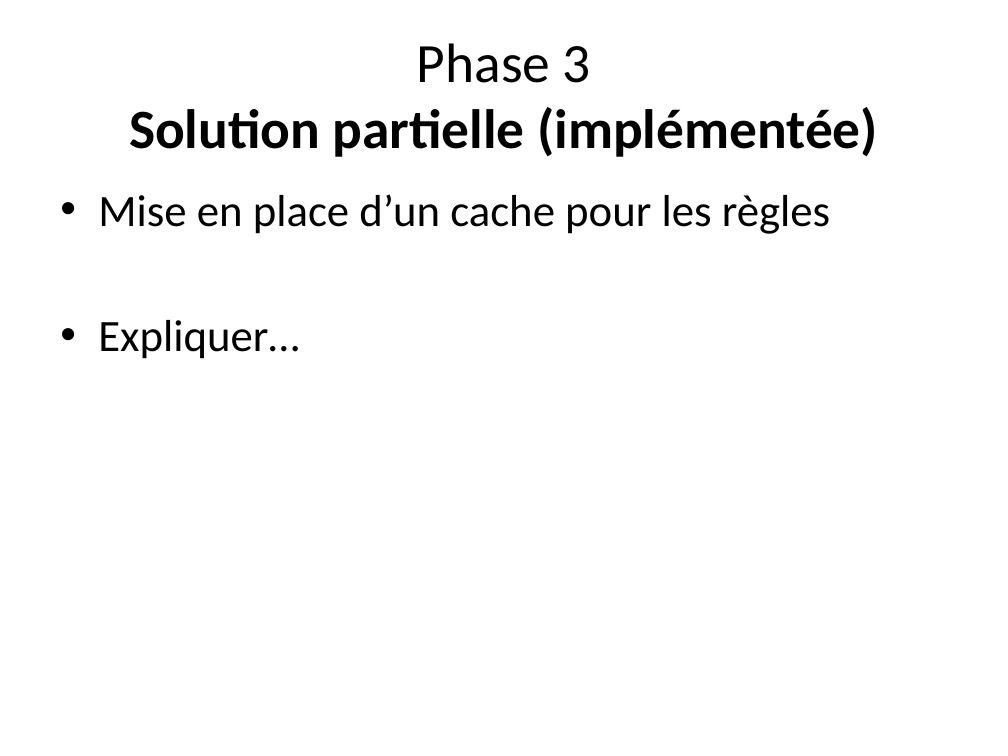
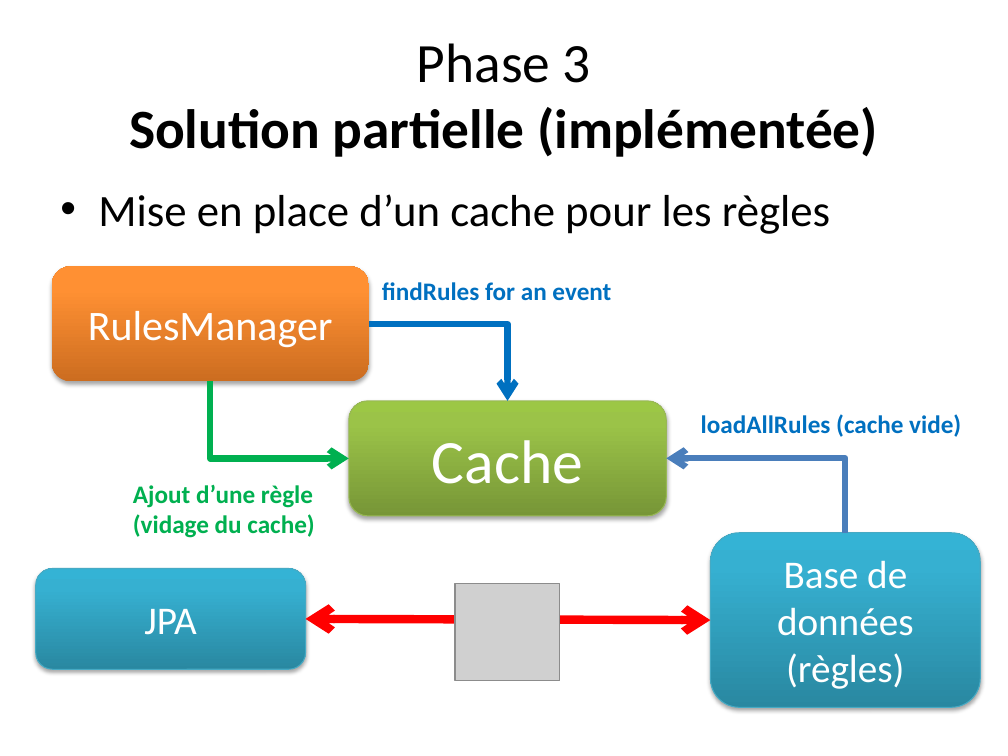
Before and after one commit to michellesakam/Teaching-HEIGVD-AMT-2015-Project, a slide deck: slide 9 of presentation/presentation.pptx (slide 8 before the commit). Drawn at 1008x756 pixels with LibreOffice and Linux fonts; fonts in the diff are those of the drawing; grey boxes stand for pictures. Boxes give left, top, right and bottom in pixels: in the first picture for what was removed or moved away, otherwise in the second. Text is boxed around its words. In the diff, an @@ line names an element or a change of style, - is before the commit and + after.

```diff
--- a/presentation/presentation.pptx
+++ b/presentation/presentation.pptx
@@ rounded rectangle added at [51,266,369,381], fill gradient #CC6E20 to #FF9034 to #FF9136, 30 pt, text #FFFFFF @@
+RulesManager
@@ text added at [382,282,611,301], 18 pt, text #0070C0, bold @@
+findRules for an event
@@ text at [98,320,299,359]: paragraph removed @@
-• Expliquer…
@@ elbow arrow added from (369, 324) to (508, 401), #0070C0 4.5 pt @@
@@ elbow arrow added from (211, 381) to (349, 459), #00B050 4.5 pt @@
@@ rounded rectangle added at [349,401,666,516], fill gradient #779737 to #9BC348 to #9DC746, outline #98B955 0.75 pt, 44 pt, text #FFFFFF @@
+Cache
@@ text added at [701,414,961,437], 18 pt, text #0070C0, bold @@
+loadAllRules (cache vide)
@@ elbow arrow added from (846, 533) to (666, 459), #4B7EBC 4.5 pt @@
@@ text added at [133,484,314,538], 18 pt, text #00B050, bold @@
+Ajout d’une règle
+(vidage du cache)
@@ rounded rectangle added at [711,533,981,708], fill gradient #2A88A2 to #37B1D2 to #34B4D6, outline #46AAC5 0.75 pt, 28 pt, text #FFFFFF @@
+Base de données
+(règles)
@@ rounded rectangle added at [35,569,305,669], fill gradient #2A88A2 to #37B1D2 to #34B4D6, outline #46AAC5 0.75 pt, 28 pt, text #FFFFFF @@
+JPA
@@ picture added at [455,583,559,680] @@
@@ double arrow added from (305, 619) to (711, 620), #FF0000 6 pt @@
```
Also in this commit, not shown: 2 other slides changed, 1 slide added.
